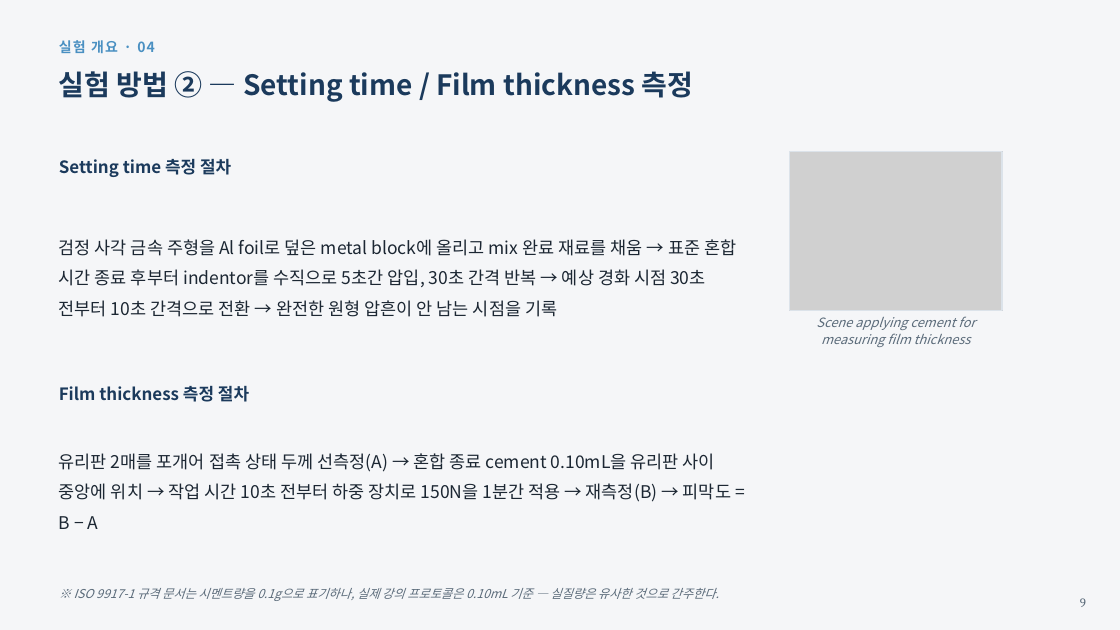
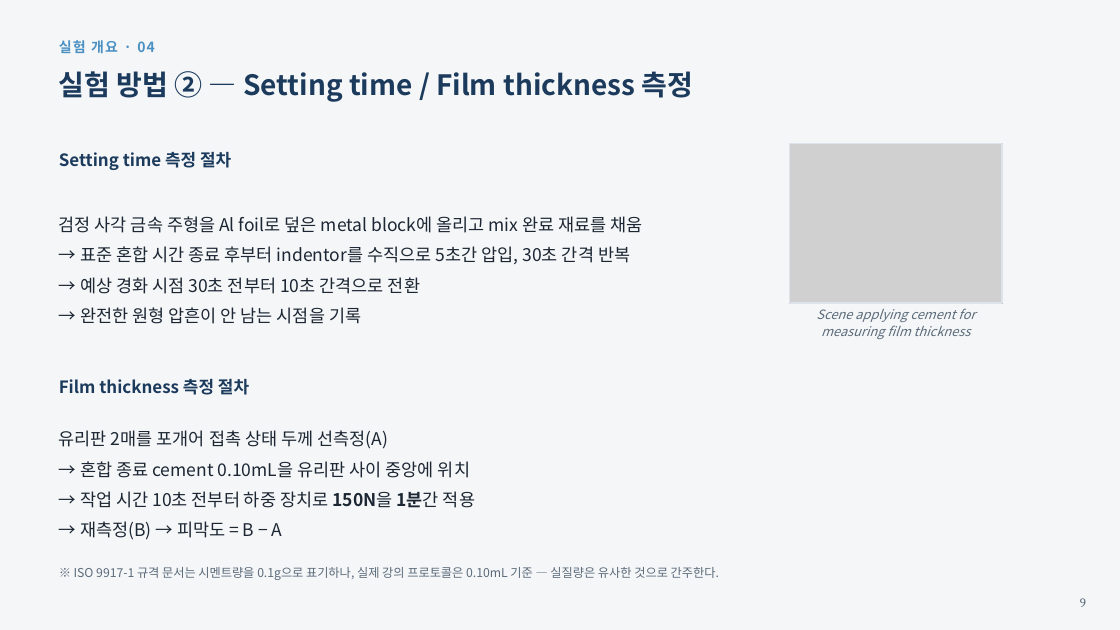
Before and after one commit to yojokem/-, a slide deck: slide 9 of 수복치과재료학실험/수복치과재료학실험_DentalCements_20260922.pptx. Drawn at 1120x630 pixels with LibreOffice and Linux fonts; fonts in the diff are those of the drawing; grey boxes stand for pictures. Boxes give left, top, right and bottom in pixels: in the first picture for what was removed or moved away, otherwise in the second. Text is boxed around its words. In the diff, an @@ line names an element or a change of style, - is before the commit and + after.

```diff
--- a/수복치과재료학실험/수복치과재료학실험_DentalCements_20260922.pptx
+++ b/수복치과재료학실험/수복치과재료학실험_DentalCements_20260922.pptx
@@ 3 texts, 1 picture, 1 rectangle: place and size @@
-3 texts, 1 picture, 1 rectangle at box(59, 151, 1002, 402)
+3 texts, 1 picture, 1 rectangle at box(59, 144, 1002, 395)
@@ text at box(59, 216, 643, 324): text changed @@
-검정 사각 금속 주형을 Al foil로 덮은 metal block에 올리고 mix 완료 재료를 채움 → 표준 혼합 시간 종료 후부터 indentor를 수직으로 5초간 압입, 30초 간격 반복 → 예상 경화 시점 30초 전부터 10초 간격으로 전환 → 완전한 원형 압흔이 안 남는 시점을 기록
+검정 사각 금속 주형을 Al foil로 덮은 metal block에 올리고 mix 완료 재료를 채움
+→ 표준 혼합 시간 종료 후부터 indentor를 수직으로 5초간 압입, 30초 간격 반복
+→ 예상 경화 시점 30초 전부터 10초 간격으로 전환
+→ 완전한 원형 압흔이 안 남는 시점을 기록
@@ text at box(59, 430, 475, 540): text changed @@
-유리판 2매를 포개어 접촉 상태 두께 선측정(A) → 혼합 종료 cement 0.10mL을 유리판 사이 중앙에 위치 → 작업 시간 10초 전부터 하중 장치로 150N을 1분간 적용 → 재측정(B) → 피막도 = B − A
+유리판 2매를 포개어 접촉 상태 두께 선측정(A)
+→ 혼합 종료 cement 0.10mL을 유리판 사이 중앙에 위치
+→ 작업 시간 10초 전부터 하중 장치로 150N을 1분간 적용
+→ 재측정(B) → 피막도 = B − A
@@ text "※ ISO 9917-1 규격 문서는 ...": place and size @@
-text "※ ISO 9917-1 규격 문서는 ..." at box(74, 588, 719, 601)
+text "※ ISO 9917-1 규격 문서는 ..." at box(74, 567, 719, 580)
@@ text "※ ISO 9917-1 규격 문서는 ..." at box(74, 567, 719, 580): italic off @@
```
Also in this commit, not shown: 12 other slides changed, 1 slide added, 4 other files.
